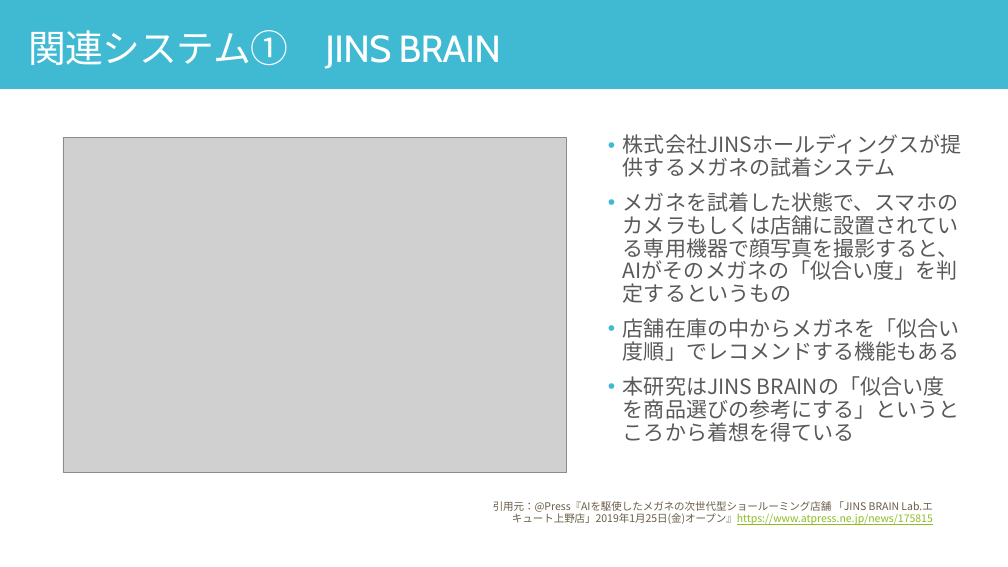
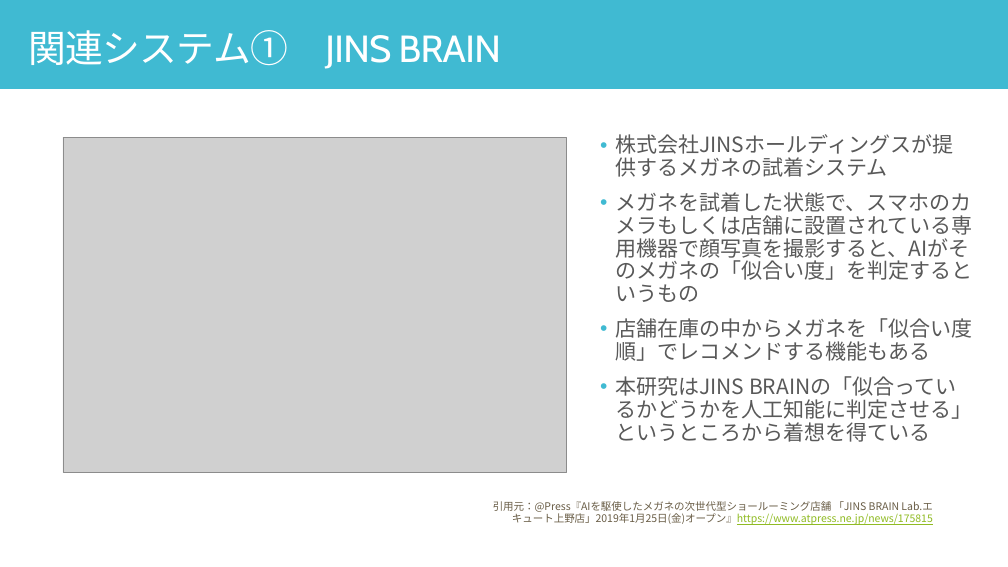
Before and after one commit to yuu5322/sci23, a slide deck: slide 4 of 口頭試問.pptx. Drawn at 1008x567 pixels with LibreOffice and Linux fonts; fonts in the diff are those of the drawing; grey boxes stand for pictures. Boxes give left, top, right and bottom in pixels: in the first picture for what was removed or moved away, otherwise in the second. Text is boxed around its words. In the diff, an @@ line names an element or a change of style, - is before the commit and + after.

```diff
--- a/口頭試問.pptx
+++ b/口頭試問.pptx
@@ text "株式会社JINSホールディングスが提供するメガネの試着システム": place and size @@
-text "株式会社JINSホールディングスが提供するメガネの試着システム" at <box>623,134,961,442</box>
+text "株式会社JINSホールディングスが提供するメガネの試着システム" at <box>615,134,973,442</box>
@@ text at <box>615,376,973,442</box>: text changed @@
-• 本研究はJINS BRAINの「似合い度を商品選びの参考にする」というところから着想を得ている
+• 本研究はJINS BRAINの「似合っているかどうかを人工知能に判定させる」というところから着想を得ている
```
Also in this commit, not shown: 10 other slides changed, 4 slides added.
